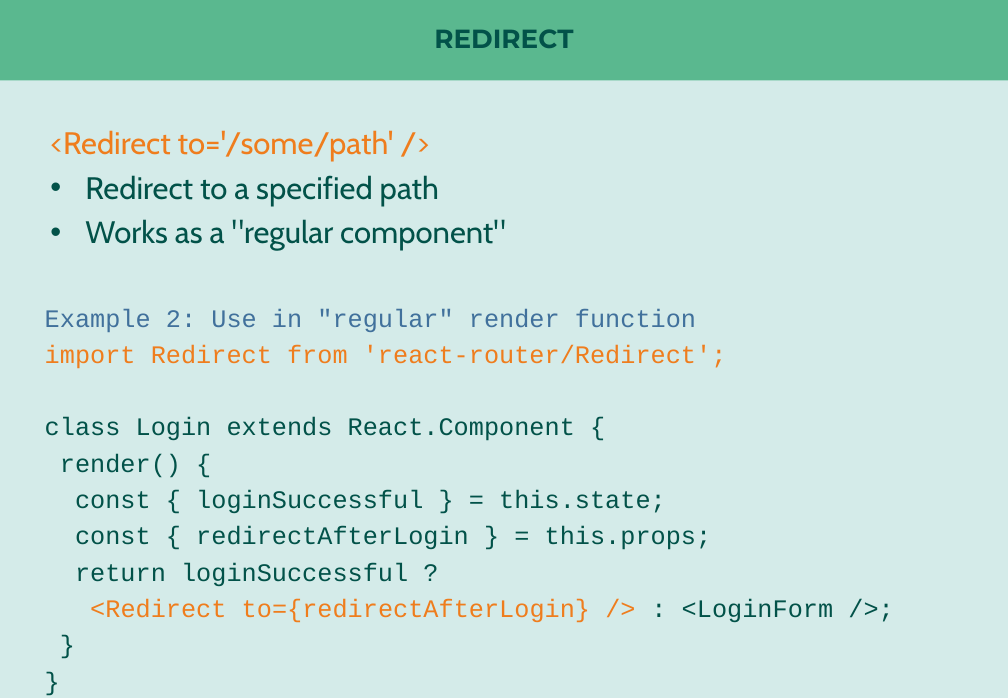
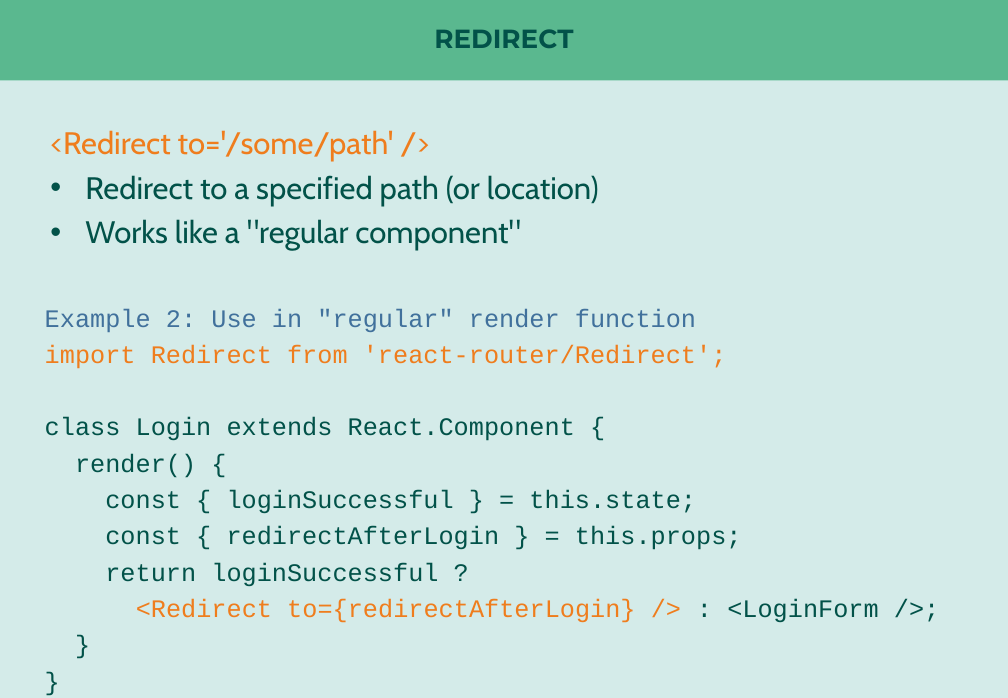
Before and after one commit to nilshartmann/react-rr4-example, a slide deck: slide 16 of react-router-meetup.pptx (slide 15 before the commit). Drawn at 1008x698 pixels with LibreOffice and Linux fonts; fonts in the diff are those of the drawing. Boxes give left, top, right and bottom in pixels: in the first picture for what was removed or moved away, otherwise in the second. Text is boxed around its words. In the diff, an @@ line names an element or a change of style, - is before the commit and + after.

```diff
--- a/react-router-meetup.pptx
+++ b/react-router-meetup.pptx
@@ text at bbox=[85, 175, 599, 251]: text changed @@
-• Redirect to a specified path
-• Works as a "regular component"
+• Redirect to a specified path (or location)
+• Works like a "regular component"
@@ text "Example 2: Use in "regular" ..." rewrapped from bbox=[45, 309, 833, 623] to bbox=[45, 309, 878, 623] @@
```
Also in this commit, not shown: 10 other slides changed, 9 slides added, 5 slides removed.
